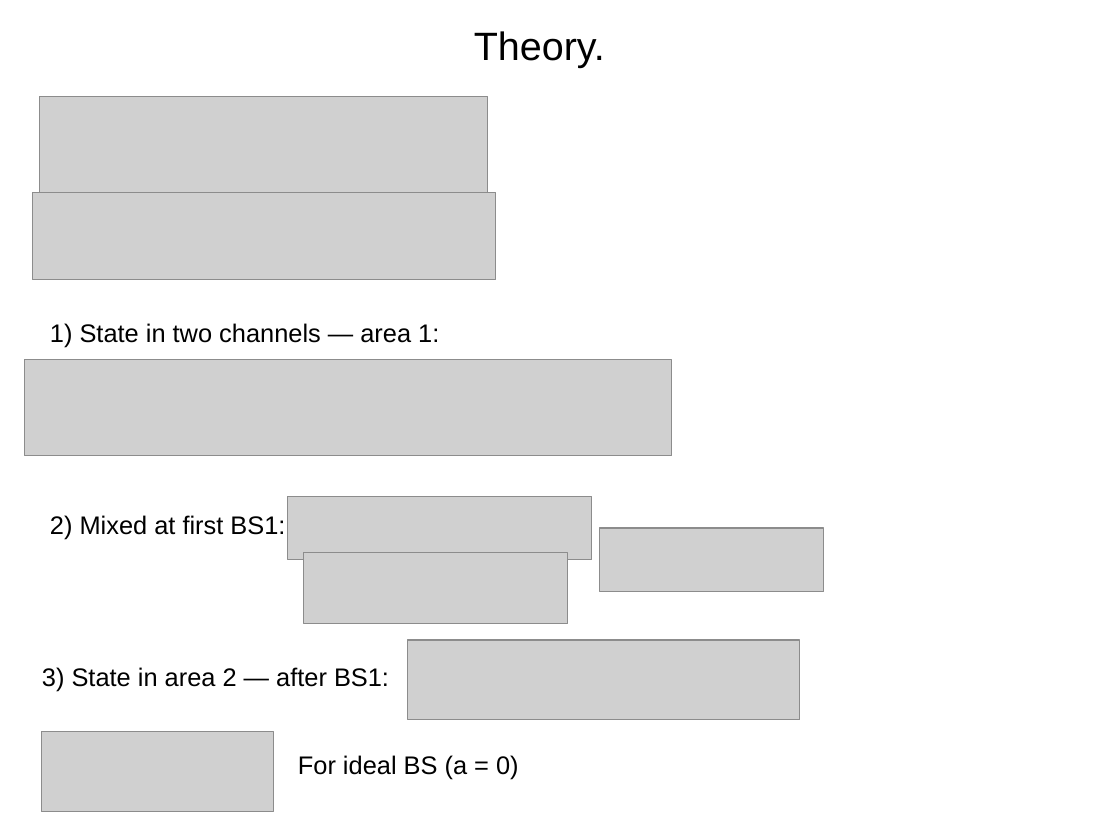
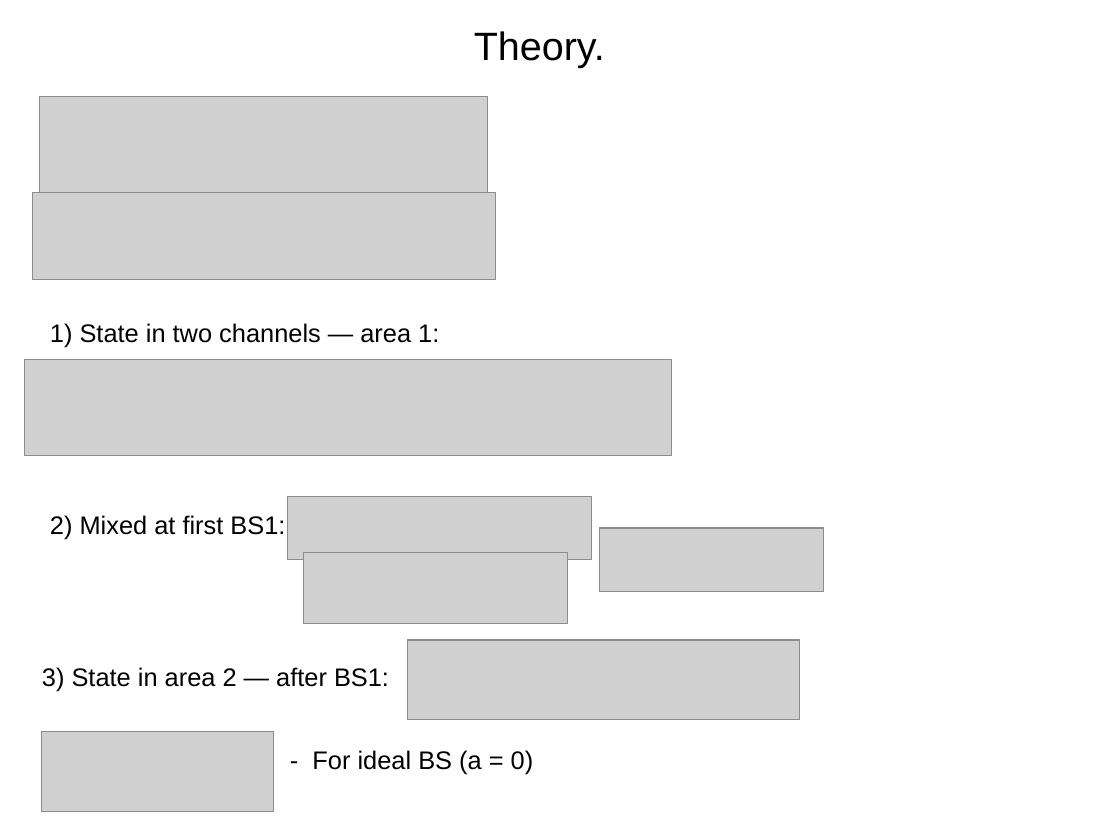
Before and after one commit to matthewR1993/qscheme, a slide deck: slide 2 of results/res2.odp. Drawn at 1120x840 pixels with LibreOffice and Linux fonts; fonts in the diff are those of the drawing; grey boxes stand for pictures. Boxes give left, top, right and bottom in pixels: in the first picture for what was removed or moved away, otherwise in the second. Text is boxed around its words. In the diff, an @@ line names an element or a change of style, - is before the commit and + after.

```diff
--- a/results/res2.odp
+++ b/results/res2.odp
@@ text at bbox=[312, 750, 534, 775]: text changed @@
-For ideal BS (a = 0)
+- For ideal BS (a = 0)
```
Also in this commit, not shown: 6 other slides changed, 1 slide added, 30 other files.
